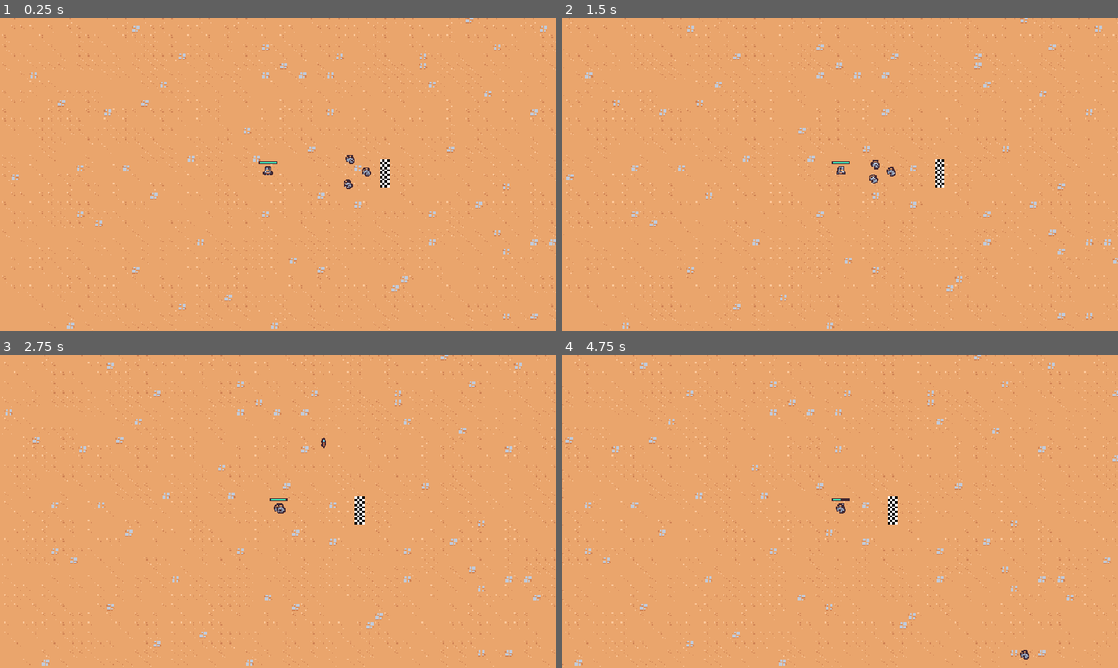
Above: before the commit, frames 1-4 (two rows, left to right).
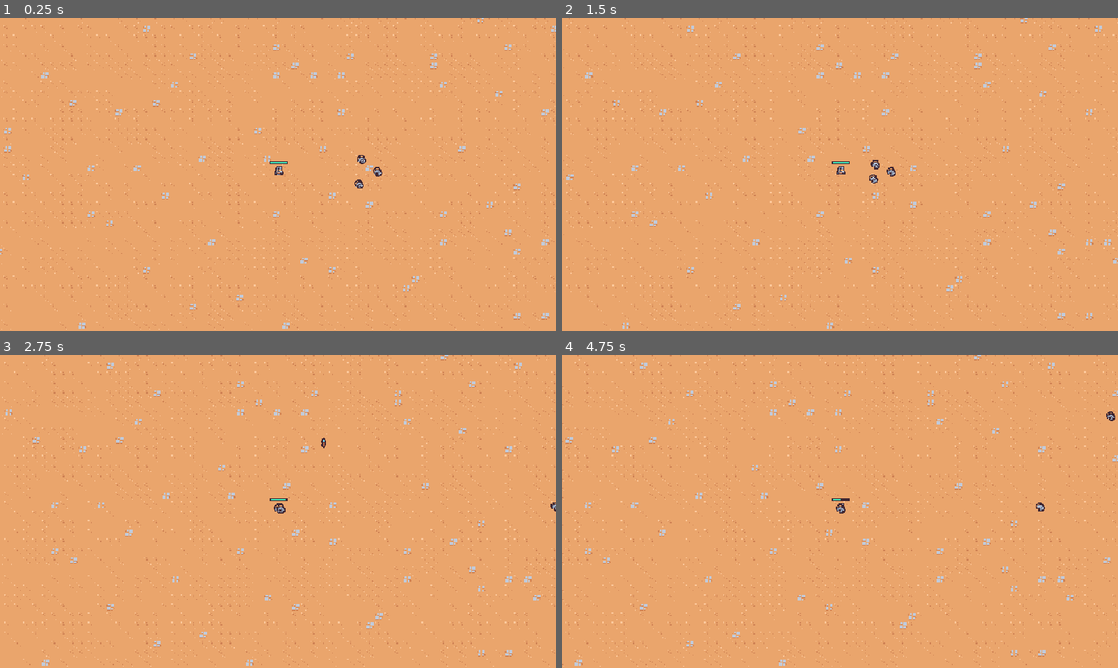
Above: after the commit, the same moments.

Repository: DaZang/godot-wild-jam-82-unseen
Game: Godot game, scene res://main.tscn
Two runs of this game, one before a commit and one after it. Both use one fixed random seed, a clock stepped at 60 frames per second and the inputs below.
Inputs (mouse positions are in pixels of both pictures, inside the frame that each line leads up to):
- Up to frame 1 (0.25 s): no input
- Up to frame 2 (1.5 s): move the mouse to (962, 158) at 0.52 s; press the mouse at (962, 158) at 0.53 s; move the mouse to (728, 190) at 1.27 s; release the mouse at (728, 190) at 1.28 s; click (728, 190) at 1.35 s
- Up to frame 3 (2.75 s): move the mouse to (333, 442) at 2.02 s; press the mouse at (333, 442) at 2.03 s
- Up to frame 4 (4.75 s): move the mouse to (812, 574) at 2.77 s; release the mouse at (812, 574) at 2.78 s; click (812, 574) at 2.85 s; move the mouse to (1006, 558) at 3.52 s; press the mouse at (1006, 558) at 3.53 s; move the mouse to (673, 464) at 4.27 s; release the mouse at (673, 464) at 4.28 s; click (673, 464) at 4.35 s

The runs differ from the first frame. In frame 1, 7.2% of the frame differs, in the area x 0-100%, y 0-100%; in frame 2, 0.1%; in frame 3, 0.2%; in frame 4, 0.3%.

Commit message:
✨ add enemy spawners

Diff:
--- a/entities/enemies/enemy_manager.tscn
+++ b/entities/enemies/enemy_manager.tscn
@@ -1,11 +1,12 @@
-[gd_scene load_steps=2 format=3 uid="uid://dt8yt77lmypr1"]
+[gd_scene load_steps=3 format=3 uid="uid://dt8yt77lmypr1"]
 
 [ext_resource type="Script" uid="uid://bbefo68shbumf" path="res://entities/enemies/enemy_manager.gd" id="1_ulrvu"]
+[ext_resource type="PackedScene" uid="uid://dwiphkghmc054" path="res://entities/enemies/rat_enemy.tscn" id="2_hu4tt"]
 
 [node name="EnemyManager" type="Node"]
 script = ExtResource("1_ulrvu")
+basic_enemy_scene = ExtResource("2_hu4tt")
 
 [node name="SpawnTimer" type="Timer" parent="."]
 unique_name_in_owner = true
 wait_time = 1.6
-autostart = true
--- /dev/null
+++ b/entities/enemies/enemy_spawner.gd
@@ -0,0 +1,22 @@
+class_name EnemySpawner
+extends Node2D
+
+@export var basic_enemy_scene: PackedScene
+
+@onready var hero_detector_area_2d: Area2D = %HeroDetectorArea2D
+
+
+func _ready():
+	hero_detector_area_2d.body_entered.connect(on_body_entered)
+
+
+func on_body_entered(body: Node2D):
+	if body is Hero:
+		spawn_enemy()
+
+
+func spawn_enemy() -> void:
+	var enemy = basic_enemy_scene.instantiate() as Node2D
+	var entities_layer = get_tree().get_first_node_in_group("entities_node")
+	entities_layer.call_deferred("add_child", enemy)
+	enemy.global_position = global_position
--- /dev/null
+++ b/environments/enemy_spawner.tscn
@@ -0,0 +1,21 @@
+[gd_scene load_steps=4 format=3 uid="uid://bxuxq35mg87mn"]
+
+[ext_resource type="Script" uid="uid://d3kwh02t148pw" path="res://entities/enemies/enemy_spawner.gd" id="1_ljs6i"]
+[ext_resource type="PackedScene" uid="uid://dwiphkghmc054" path="res://entities/enemies/rat_enemy.tscn" id="2_fk06j"]
+
+[sub_resource type="CircleShape2D" id="CircleShape2D_j7nbx"]
+radius = 674.145
+
+[node name="EnemySpawner" type="Node2D"]
+script = ExtResource("1_ljs6i")
+basic_enemy_scene = ExtResource("2_fk06j")
+
+[node name="HeroDetectorArea2D" type="Area2D" parent="."]
+unique_name_in_owner = true
+collision_layer = 0
+collision_mask = 2
+
+[node name="CollisionShape2D" type="CollisionShape2D" parent="HeroDetectorArea2D"]
+shape = SubResource("CircleShape2D_j7nbx")
+
+[connection signal="body_entered" from="HeroDetectorArea2D" to="." method="_on_finish_level_area_2d_body_entered"]
--- a/environments/level.tscn
+++ b/environments/level.tscn
@@ -17,11 +17,10 @@
 tile_set = ExtResource("2_wlgua")
 
 [node name="GameCamera2D" parent="." node_paths=PackedStringArray("hero") instance=ExtResource("3_qerkk")]
-position = Vector2(3384, 330)
+position = Vector2(554, 339)
 hero = NodePath("../Entities/Hero")
 
 [node name="EnemyManager" parent="." node_paths=PackedStringArray("hero") instance=ExtResource("4_hg43l")]
-basic_enemy_scene = ExtResource("5_kmher")
 hero = NodePath("../Entities/Hero")
 
 [node name="SpellManager" parent="." instance=ExtResource("5_uqs87")]
@@ -41,4 +40,4 @@
 position = Vector2(737, 340)
 
 [node name="FinishLevelArea" parent="." instance=ExtResource("8_eb0c7")]
-position = Vector2(758, 338)
+position = Vector2(1654, 338)
--- a/environments/level1.tscn
+++ b/environments/level1.tscn
@@ -1,5 +1,15 @@
-[gd_scene load_steps=2 format=3 uid="uid://b2vw8fupxuivj"]
+[gd_scene load_steps=3 format=3 uid="uid://b2vw8fupxuivj"]
 
 [ext_resource type="PackedScene" uid="uid://bx548ebid5r8x" path="res://environments/level.tscn" id="1_o7wj2"]
+[ext_resource type="PackedScene" uid="uid://bxuxq35mg87mn" path="res://environments/enemy_spawner.tscn" id="2_mt3si"]
 
 [node name="Level1" instance=ExtResource("1_o7wj2")]
+
+[node name="EnemySpawner" parent="." index="6" instance=ExtResource("2_mt3si")]
+position = Vector2(1210, 335)
+
+[node name="EnemySpawner2" parent="." index="7" instance=ExtResource("2_mt3si")]
+position = Vector2(1290, 347)
+
+[node name="EnemySpawner3" parent="." index="8" instance=ExtResource("2_mt3si")]
+position = Vector2(1247, 144)
Not shown, added: entities/enemies/enemy_spawner.gd.uid
